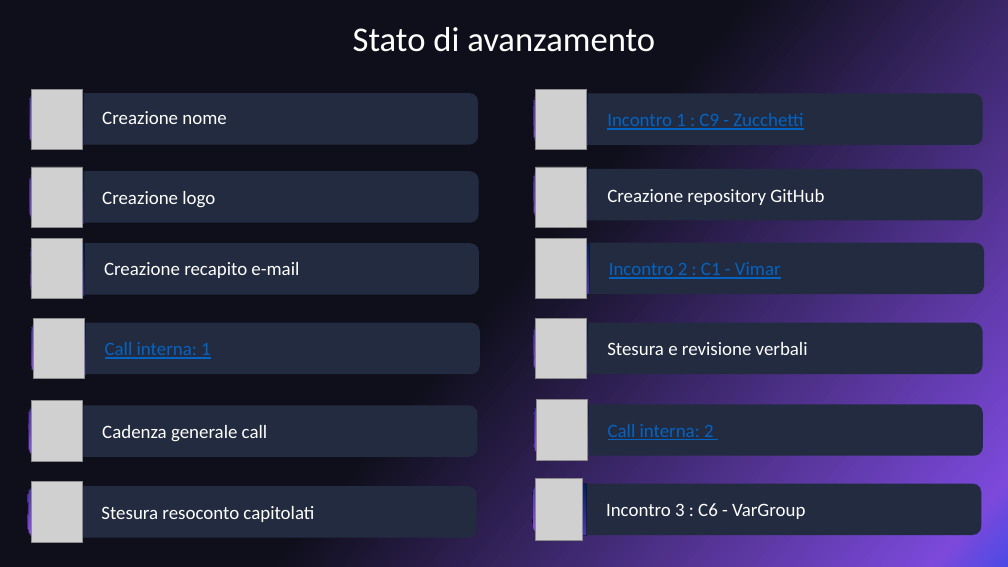
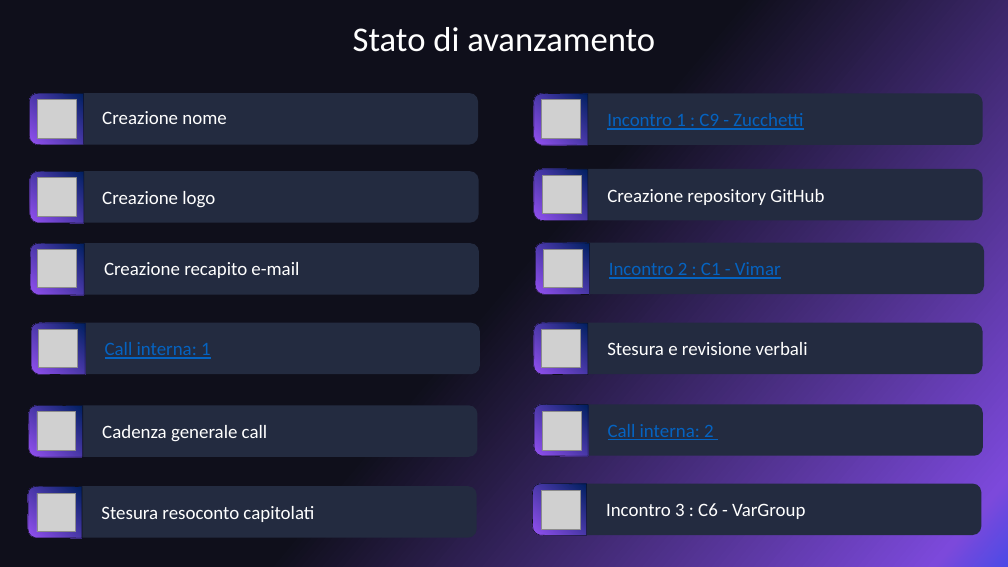
Before and after one commit to 0x06tudio/docs, a slide deck: slide 2 of src/diari_di_bordo/DiarioDiBordo1_ZeroSixStudio.pptx. Drawn at 1008x567 pixels with LibreOffice and Linux fonts; fonts in the diff are those of the drawing; grey boxes stand for pictures. Boxes give left, top, right and bottom in pixels: in the first picture for what was removed or moved away, otherwise in the second. Text is boxed around its words. In the diff, an @@ line names an element or a change of style, - is before the commit and + after.

```diff
--- a/src/diari_di_bordo/DiarioDiBordo1_ZeroSixStudio.pptx
+++ b/src/diari_di_bordo/DiarioDiBordo1_ZeroSixStudio.pptx
@@ picture removed at box(32, 89, 83, 150) @@
@@ picture removed at box(536, 89, 588, 150) @@
@@ picture added at box(38, 99, 76, 138) @@
@@ picture added at box(541, 99, 580, 138) @@
@@ picture removed at box(32, 167, 83, 228) @@
@@ picture added at box(38, 178, 76, 216) @@
@@ picture removed at box(536, 167, 588, 228) @@
@@ picture added at box(542, 175, 581, 214) @@
@@ picture removed at box(32, 238, 83, 299) @@
@@ picture removed at box(536, 238, 588, 299) @@
@@ picture added at box(38, 249, 76, 287) @@
@@ picture added at box(544, 249, 582, 287) @@
@@ picture removed at box(33, 318, 85, 379) @@
@@ picture added at box(39, 329, 77, 368) @@
@@ picture removed at box(536, 318, 588, 379) @@
@@ picture added at box(541, 329, 580, 368) @@
@@ picture removed at box(32, 401, 83, 461) @@
@@ picture added at box(37, 412, 76, 451) @@
@@ picture removed at box(536, 400, 588, 461) @@
@@ picture added at box(542, 412, 581, 451) @@
@@ picture removed at box(32, 482, 83, 542) @@
@@ picture added at box(37, 493, 76, 532) @@
@@ picture: place and size @@
-picture at box(536, 478, 582, 540)
+picture at box(541, 491, 580, 529)
```
Also in this commit, not shown: 5 other slides changed.
